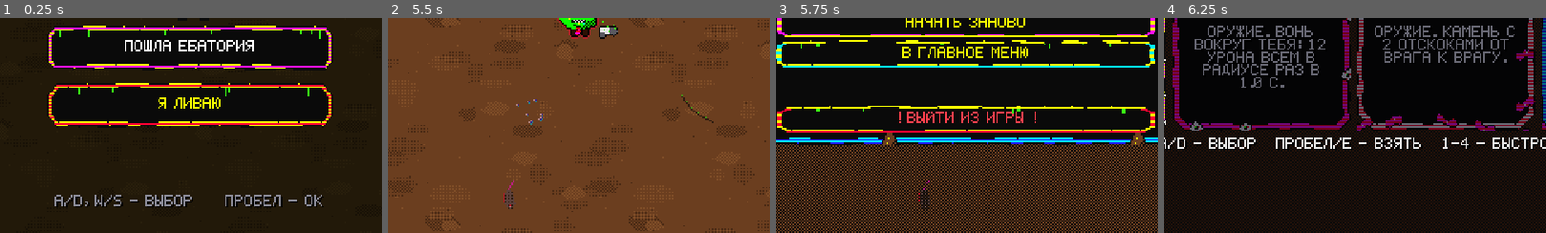
Above: before the commit, frames 1-4 (left to right).
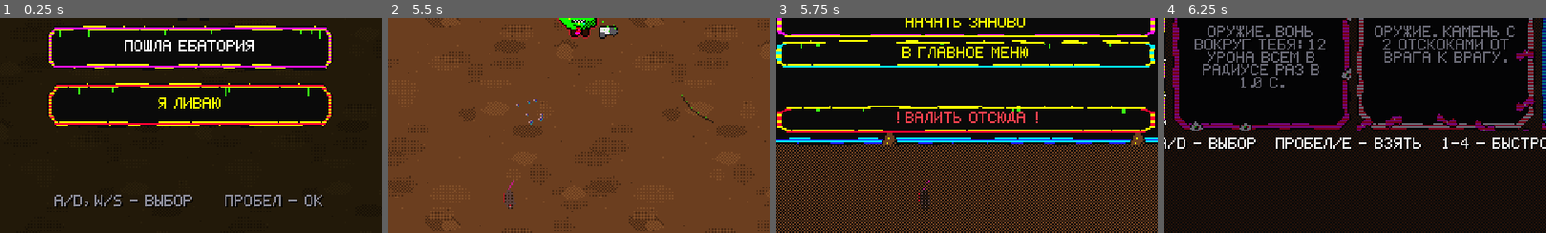
Above: after the commit, the same moments.

Repository: Gepackstuck/Stinky_Dumpster_Survivors
Game: Godot game, scene res://scenes/ui/main_menu.tscn
Same seed, same stepped clock (60 frames per second), same inputs: the game is played once before the commit and once after it.
Inputs (mouse positions are % of the whole screen's width and height, from its top left):
- Up to frame 1 (0.25 s): no input
- Up to frame 2 (5.5 s): click "ПОШЛА ЕБАТОРИЯ" at 0.5 s; tap Enter at 1.25 s; move the mouse to (72, 45) at 1.27 s; hold D (move_right) 1.28-2 s; tap Tab at 1.35, 4.35 s; tap Space (ui_accept) at 1.52, 3.02, 4.52, 5.27 s; click (12, 26) at 2.02 s; move the mouse to (30, 55) at 2.77 s; hold S (move_down) 2.78-3.53 s; tap R at 2.85, 5.1 s; move the mouse to (60, 28) at 3.52 s; hold D (move_right) 3.53-4.28 s; tap F at 3.6 s; move the mouse to (45, 70) at 4.27 s; hold W (move_up) 4.28-5.03 s; move the mouse to (80, 65) at 5.02 s; hold A (move_left) from 5.03 s (still down)
- Up to frame 3 (5.75 s): keep holding A (move_left); tap Escape (ui_cancel) at 5.65 s
- Up to frame 4 (6.25 s): release A (move_left) at 5.75 s; click "НАЧАТЬ ЗАНОВО" at 5.75 s
The pictures show only the part of the screen within x 25-75%, y 50-100%; the shares and areas given below are measured in that part.

Frames 1-2 are identical in both runs. In frame 3, 0.9% of the frame differs, in the area x 31-69%, y 43-49%; in frame 4, nothing differs.

Commit message:
Пауза: кнопка называется ВАЛИТЬ ОТСЮДА
Co-Authored-By: Claude Sonnet 5.5 <noreply@anthropic.com>
Claude-Session: https://claude.ai/code/session_01GvQcLtpmeq9xDjqGAM3qCT

Diff:
--- a/scripts/ui/pause_menu.gd
+++ b/scripts/ui/pause_menu.gd
@@ -33,7 +33,7 @@
 	_restart.pressed.connect(_on_restart)
 	_inventory_button.pressed.connect(_open_inventory)
 	_build_inventory()
-	_quit.pressed.connect(func() -> void: _ask("ТОЧНО ВЫЙТИ ИЗ ИГРЫ?\nВСЁ ЗАКРОЕТСЯ, ПРОГРЕСС ЗАБЕГА\nПОХЕРИТСЯ.", "ДА, ВАЛЮ ИЗ ИГРЫ", func() -> void: get_tree().quit()))
+	_quit.pressed.connect(func() -> void: _ask("ТОЧНО ВЫЙТИ ИЗ ИГРЫ?\nВСЁ ЗАКРОЕТСЯ, ПРОГРЕСС ЗАБЕГА\nПОХЕРИТСЯ.", "ДА, ВАЛЮ ОТСЮДА", func() -> void: get_tree().quit()))
 	_build_menu_button()
 	_build_confirm()
 
@@ -54,7 +54,7 @@
 		order[i].position = Vector2(order[i].position.x if i != 3 else _quit.position.x, ys[i])
 		order[i].size.y = 18.0
 	_menu_button.pressed.connect(func() -> void: _ask("ТОЧНО В МЕНЮ?\nВЕСЬ ПРОГРЕСС ЗАБЕГА\nПОХЕРИТСЯ.", "ДА, ПОХЕРИТЬ", func() -> void: SceneFlow.go("res://scenes/ui/main_menu.tscn", Vector2.UP)))
-	_quit.text = "! ВЫЙТИ ИЗ ИГРЫ !"
+	_quit.text = "! ВАЛИТЬ ОТСЮДА !"
 	_quit.add_theme_color_override(&"font_color", Color(1.0, 0.1, 0.2))
 	_quit.add_theme_color_override(&"font_hover_color", Color(1.0, 0.1, 0.2))
 	_quit.add_theme_color_override(&"font_focus_color", Color(1.0, 1.0, 1.0))
Not shown, changed: CHANGELOG.md
